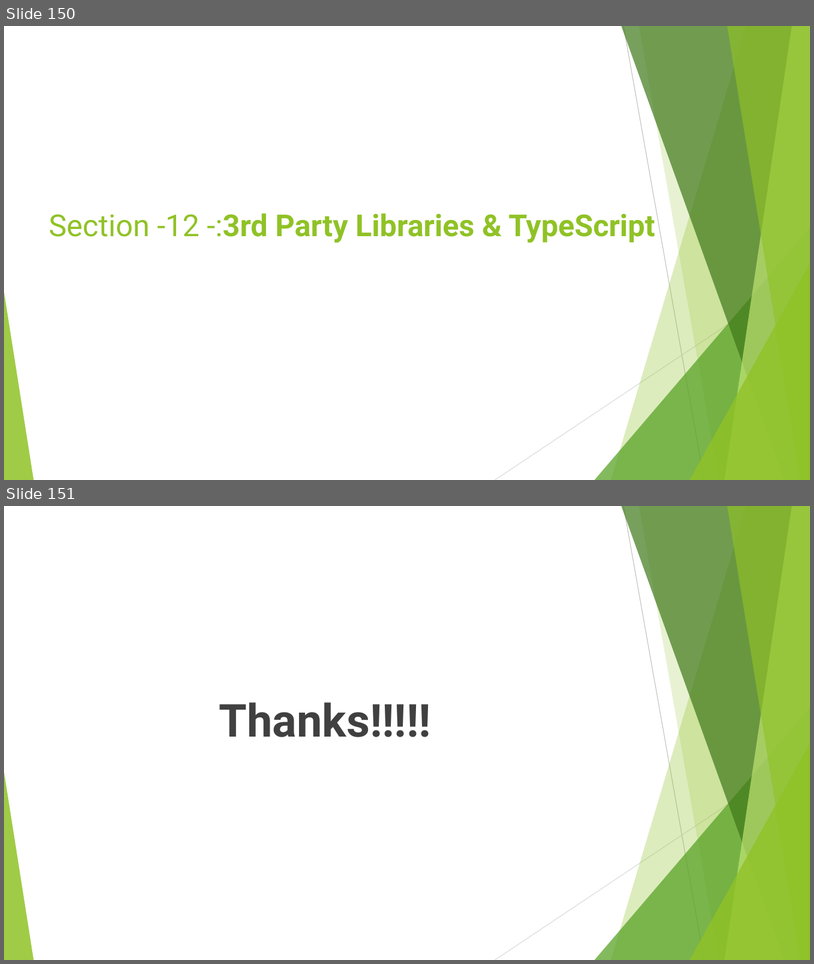
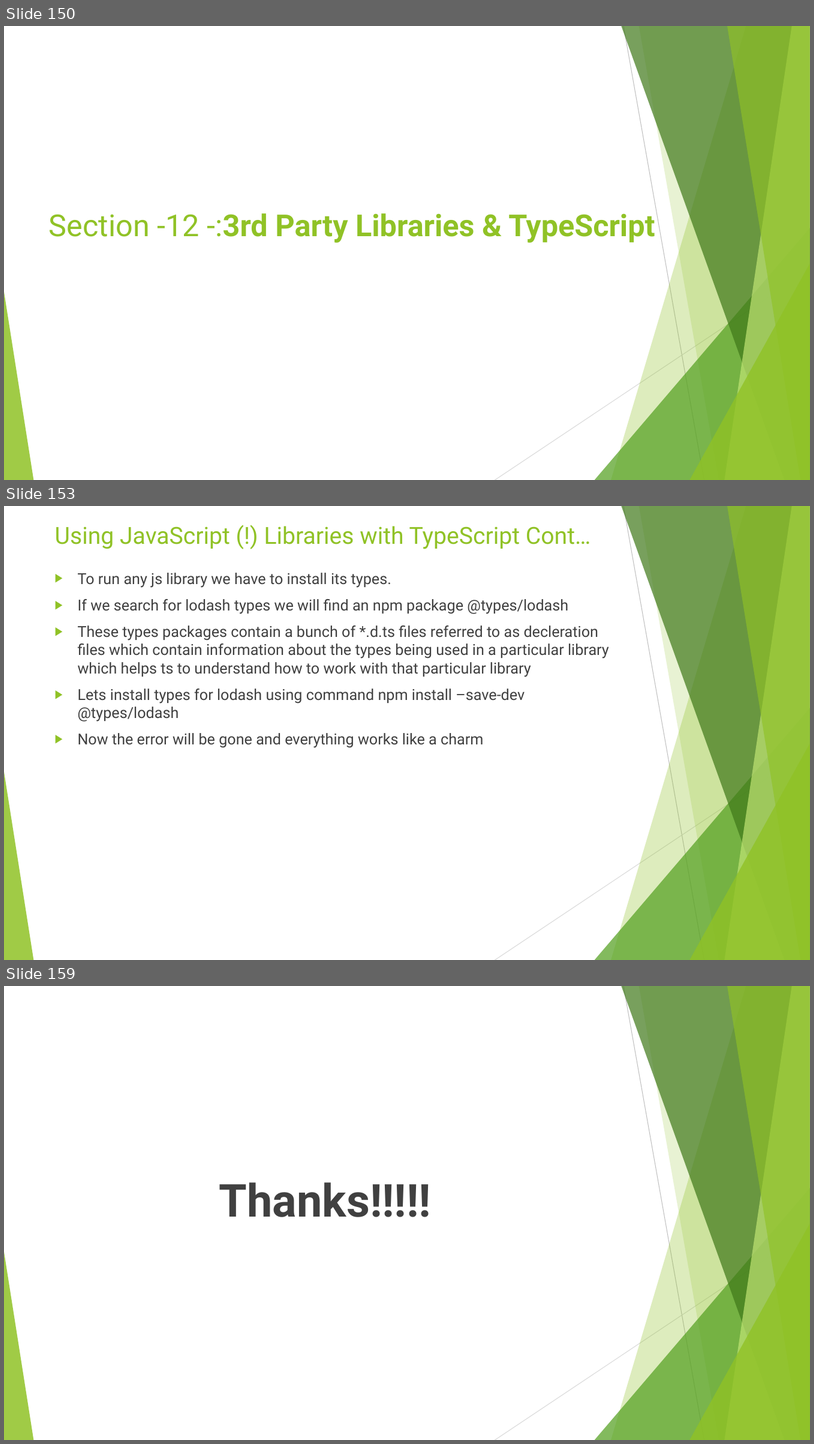
Before and after one commit to rudhrainfogain/TypeScript, a slide deck: PPT/TypeScriptv12.pptx. Shown one above the other, each under a label of ours: slides 150 and 151 before the commit, slides 150, 153 and 159 after it; the slides between them are not shown. The pictures are 814x964 and 814x1444 pixels, drawn with LibreOffice and Linux fonts; fonts in the diff are those of the drawing. Boxes give left, top, right and bottom in pixels: in the first picture for what was removed or moved away, otherwise in the second. Text is boxed around its words. In the diff, an @@ line names an element or a change of style, - is before the commit and + after.

Commit message:
Third party libraries complete

```diff
--- a/PPT/TypeScriptv12.pptx
+++ b/PPT/TypeScriptv12.pptx
@@ slide 153 added at [4,506,810,960], background #FFFFFF; not listed: 10 template elements that a slide beside it also shows @@
@@ title added at [55,526,591,549], 28 pt, text #90C226 @@
+Using JavaScript (!) Libraries with TypeScript Cont…
@@ text added at [78,573,609,748], 18 pt, text #404040 @@
+▶ To run any js library we have to install its types.
+▶ If we search for lodash types we will find an npm package @types/lodash
+▶ These types packages contain a bunch of *.d.ts files referred to as decleration files which contain information about the types being used in a particular library which helps ts to understand how to work with that particular library
+▶ Lets install types for lodash using command npm install –save-dev @types/lodash
+▶ Now the error will be gone and everything works like a charm
@@ what was slide 151 is now slide 159 @@
```
Also in this commit, not shown: 7 other slides added, 15 other files.
